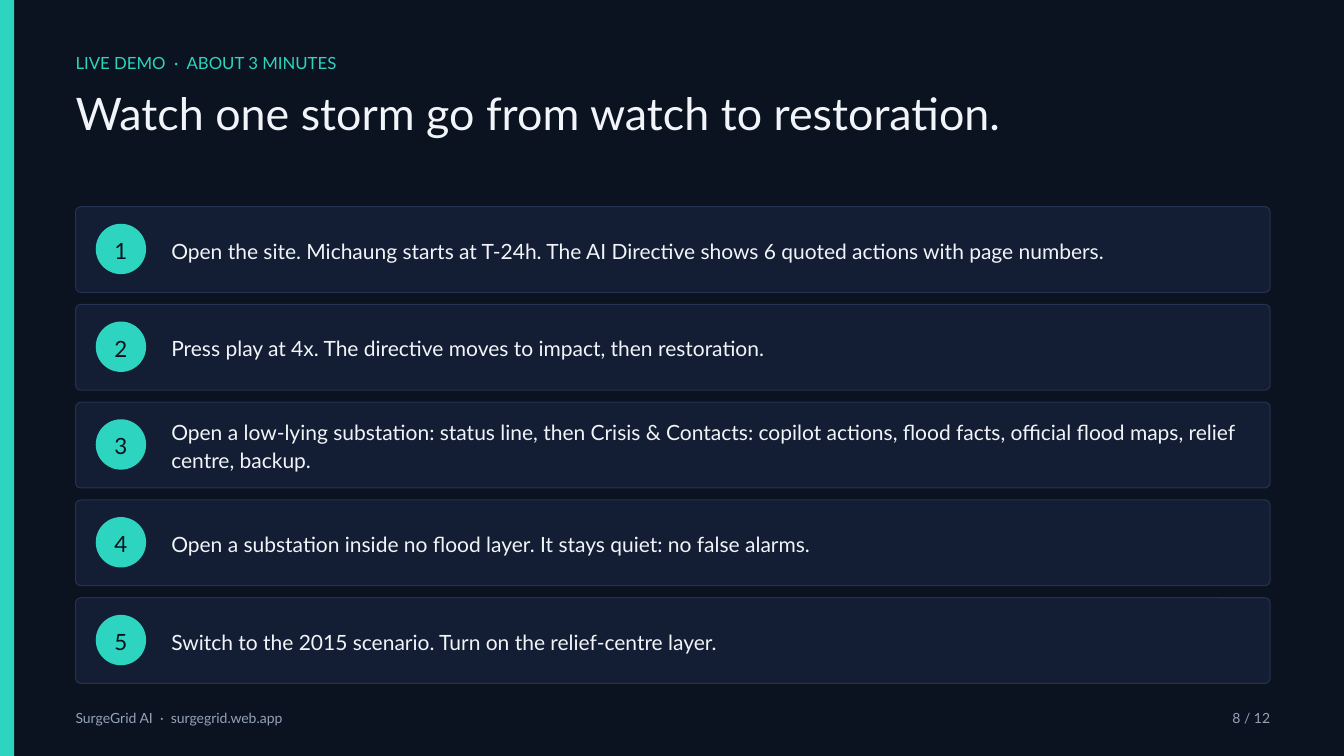
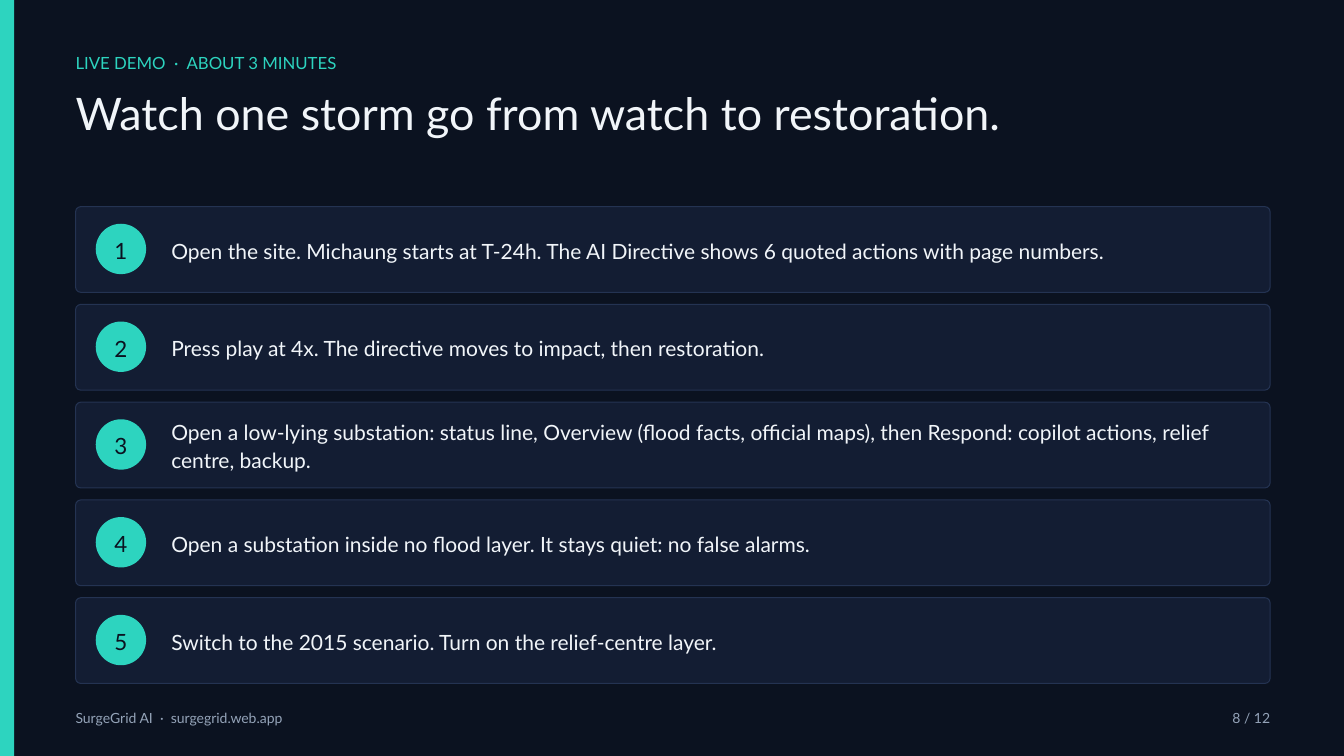
Before and after one commit to rsiva2294/surgegrid-ai, a slide deck: slide 8 of docs/SurgeGrid_AI_Deck.pptx. Drawn at 1344x756 pixels with LibreOffice and Linux fonts; fonts in the diff are those of the drawing. Boxes give left, top, right and bottom in pixels: in the first picture for what was removed or moved away, otherwise in the second. Text is boxed around its words. In the diff, an @@ line names an element or a change of style, - is before the commit and + after.

```diff
--- a/docs/SurgeGrid_AI_Deck.pptx
+++ b/docs/SurgeGrid_AI_Deck.pptx
@@ text at [171,424,1209,472]: text changed @@
-Open a low-lying substation: status line, then Crisis & Contacts: copilot actions, flood facts, official flood maps, relief centre, backup.
+Open a low-lying substation: status line, Overview (flood facts, official maps), then Respond: copilot actions, relief centre, backup.
```
Also in this commit, not shown: 1 other slide changed, 18 other files.
